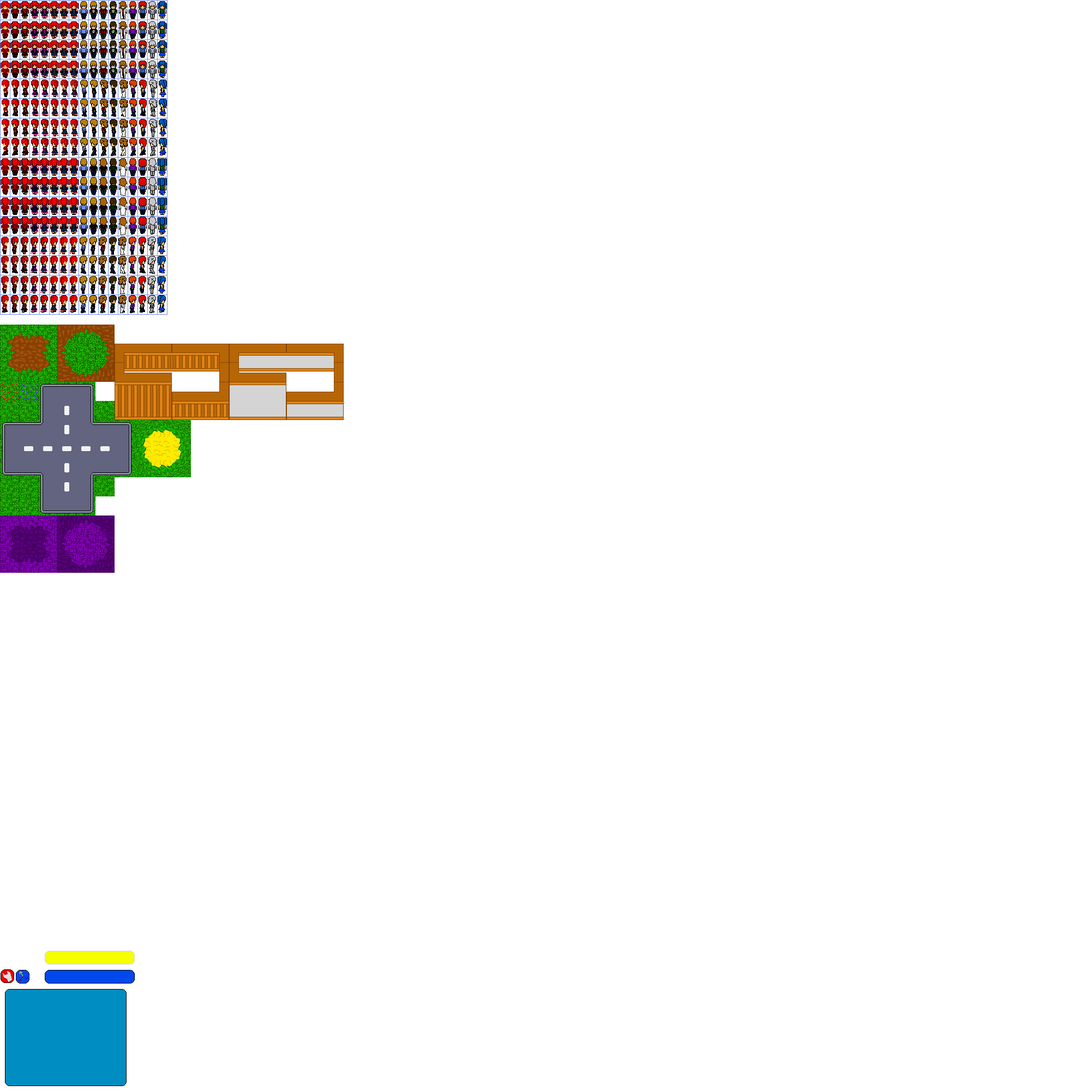
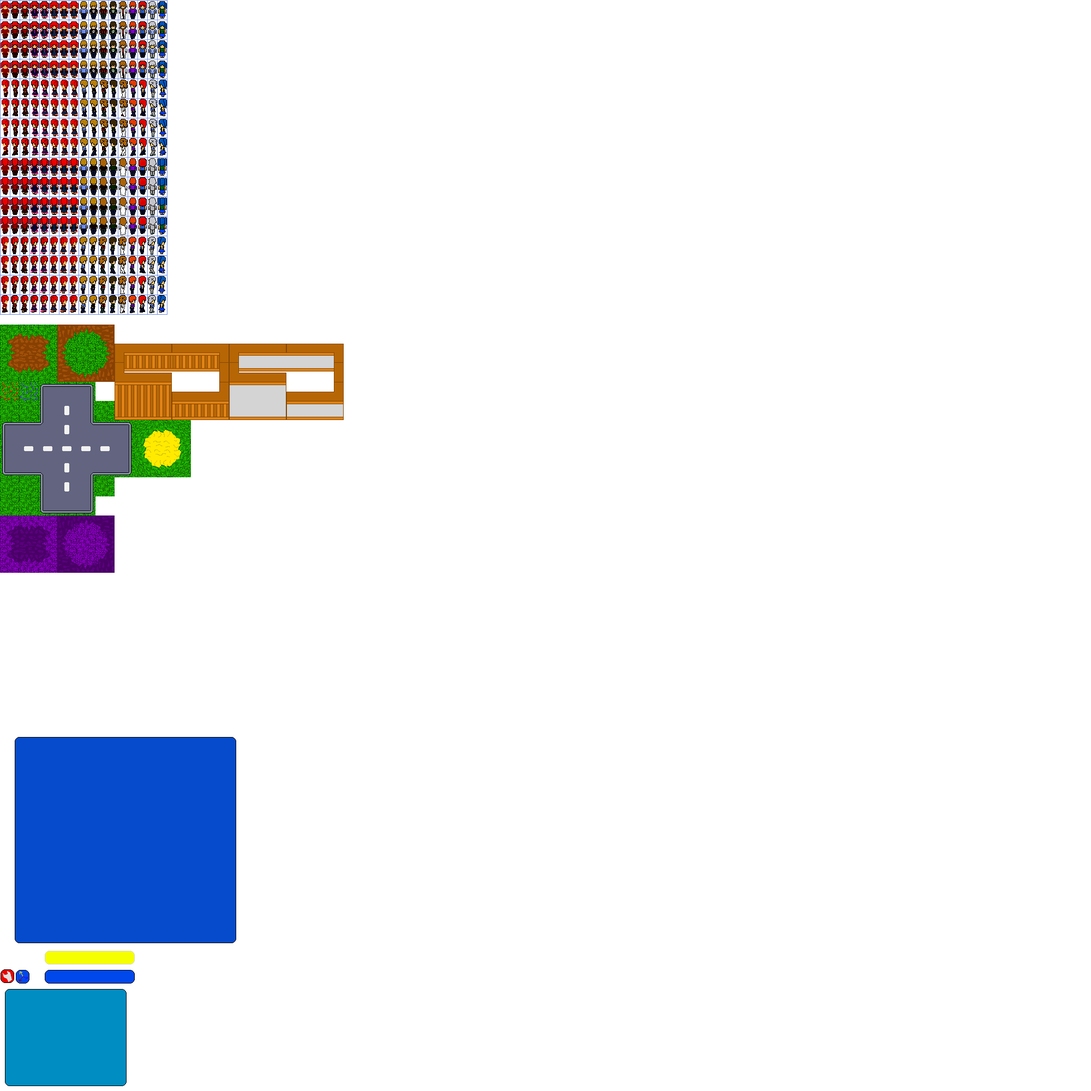
Two versions of the same layered image (1091px x 1091px). Layer-by-layer changes:
painted on "Слой" over [14, 737, 237, 944]
